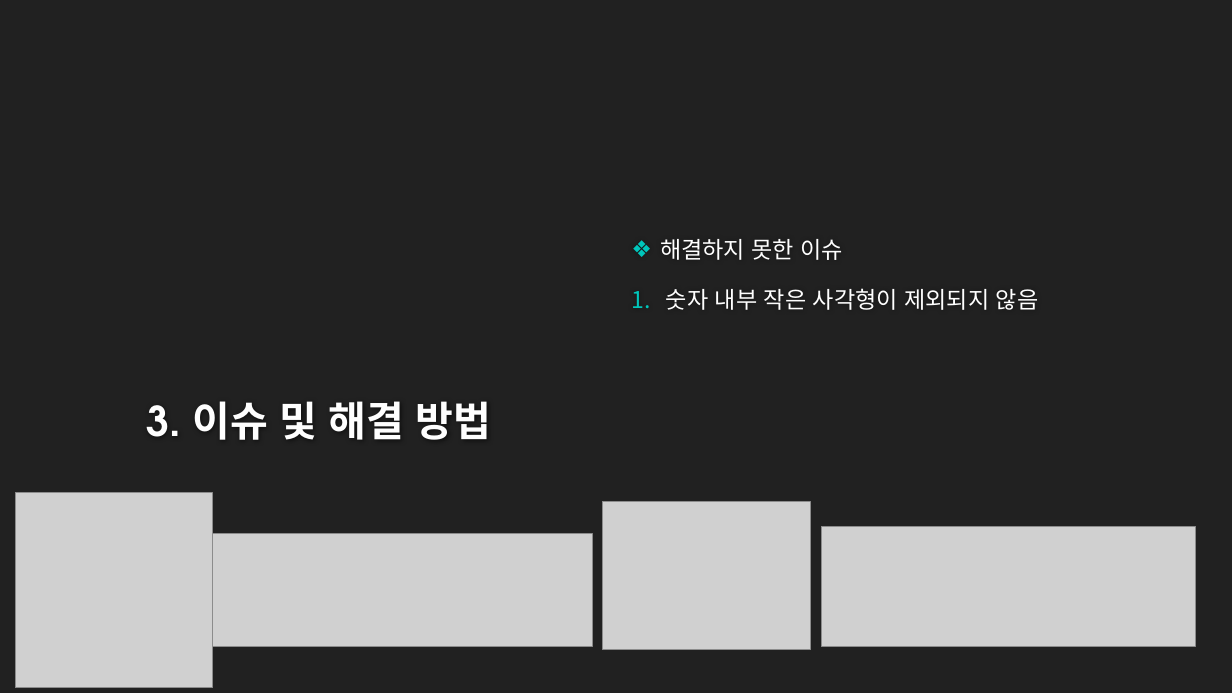
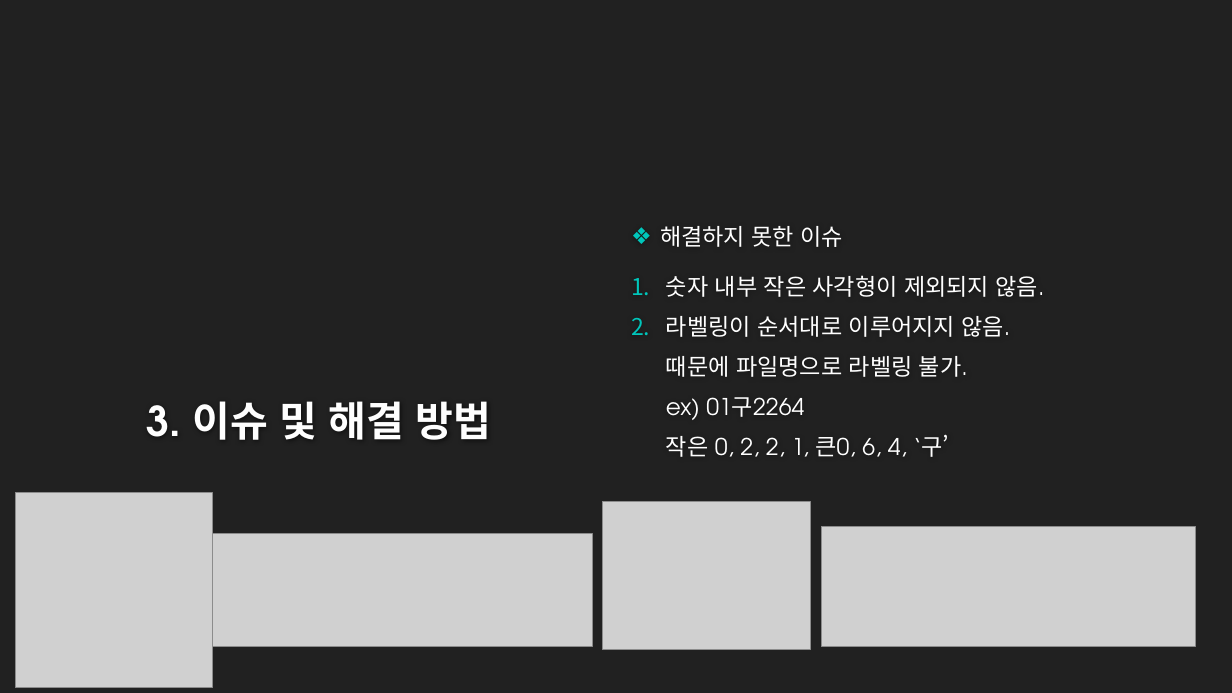
Before and after one commit to namnamu/Car_license_plate_recognition, a slide deck: slide 9 of 번호판 인식 모델 개발.pptx. Drawn at 1232x693 pixels with LibreOffice and Linux fonts; fonts in the diff are those of the drawing; grey boxes stand for pictures; background and template pictures are left out. Boxes give left, top, right and bottom in pixels: in the first picture for what was removed or moved away, otherwise in the second. Text is boxed around its words. In the diff, an @@ line names an element or a change of style, - is before the commit and + after.

```diff
--- a/번호판 인식 모델 개발.pptx
+++ b/번호판 인식 모델 개발.pptx
@@ text "해결하지 못한 이슈": place and size @@
-text "해결하지 못한 이슈" at [660, 239, 1039, 310]
+text "해결하지 못한 이슈" at [660, 226, 1045, 457]
@@ text at [666, 275, 1045, 457]: text changed @@
-1. 숫자 내부 작은 사각형이 제외되지 않음
+1. 숫자 내부 작은 사각형이 제외되지 않음.
+2. 라벨링이 순서대로 이루어지지 않음.
+때문에 파일명으로 라벨링 불가.
+ex) 01구2264
+작은 0, 2, 2, 1, 큰0, 6, 4, ‘구’
```
Also in this commit, not shown: 6 other slides changed, 2 other files.
